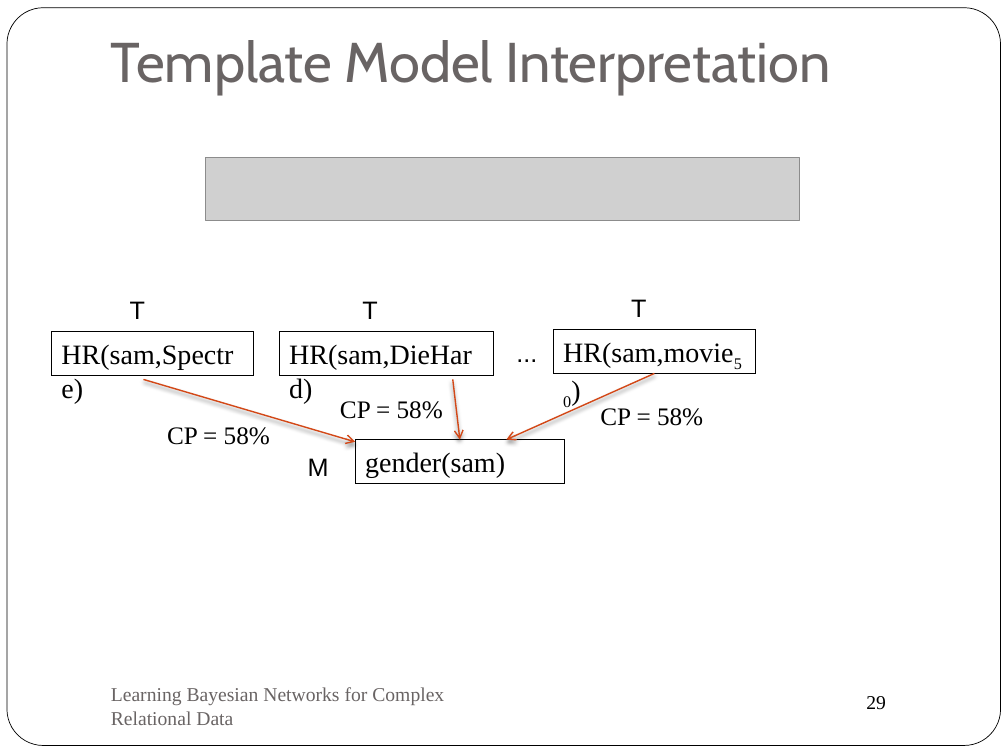
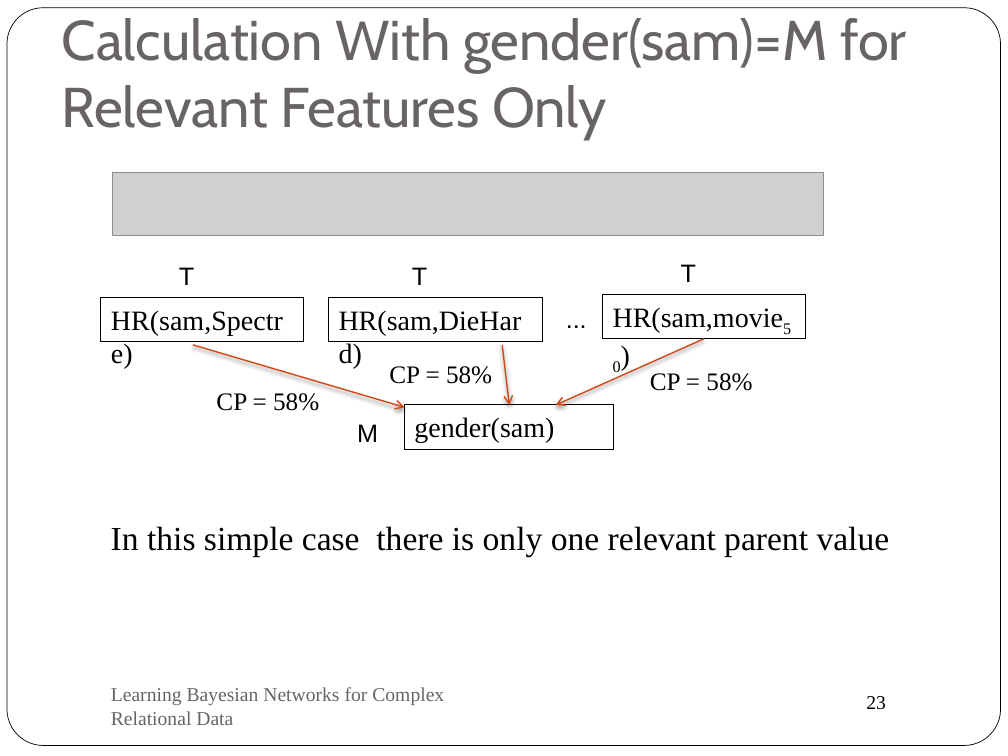
Before and after one commit to oschulte/srl-tutorial-slides, a slide deck: slide 23 of ch5-rel-bayes-net-classifier.pptx (slide 29 before the commit). Drawn at 1008x756 pixels with LibreOffice and Linux fonts; fonts in the diff are those of the drawing; grey boxes stand for pictures. Boxes give left, top, right and bottom in pixels: in the first picture for what was removed or moved away, otherwise in the second. Text is boxed around its words. In the diff, an @@ line names an element or a change of style, - is before the commit and + after.

Commit message:
new simpler classification slides

```diff
--- a/ch5-rel-bayes-net-classifier.pptx
+++ b/ch5-rel-bayes-net-classifier.pptx
@@ title at (62, 18, 907, 139): text changed @@
-Template Model Interpretation
+Calculation With gender(sam)=M for Relevant Features Only
@@ picture: place and size @@
-picture at (206, 157, 799, 220)
+picture at (112, 172, 824, 235)
@@ 8 texts, 4 rectangles, 3 arrows: place and size @@
-8 texts, 4 rectangles, 3 arrows at (51, 299, 756, 484)
+8 texts, 4 rectangles, 3 arrows at (101, 264, 805, 450)
@@ text added at (111, 526, 890, 557), 24 pt, text #000000 @@
+In this simple case there is only one relevant parent value
@@ page number at (866, 696, 886, 710): text changed @@
-29
+23
```
Also in this commit, not shown: 11 other slides changed, 5 slides added, 9 slides removed.
